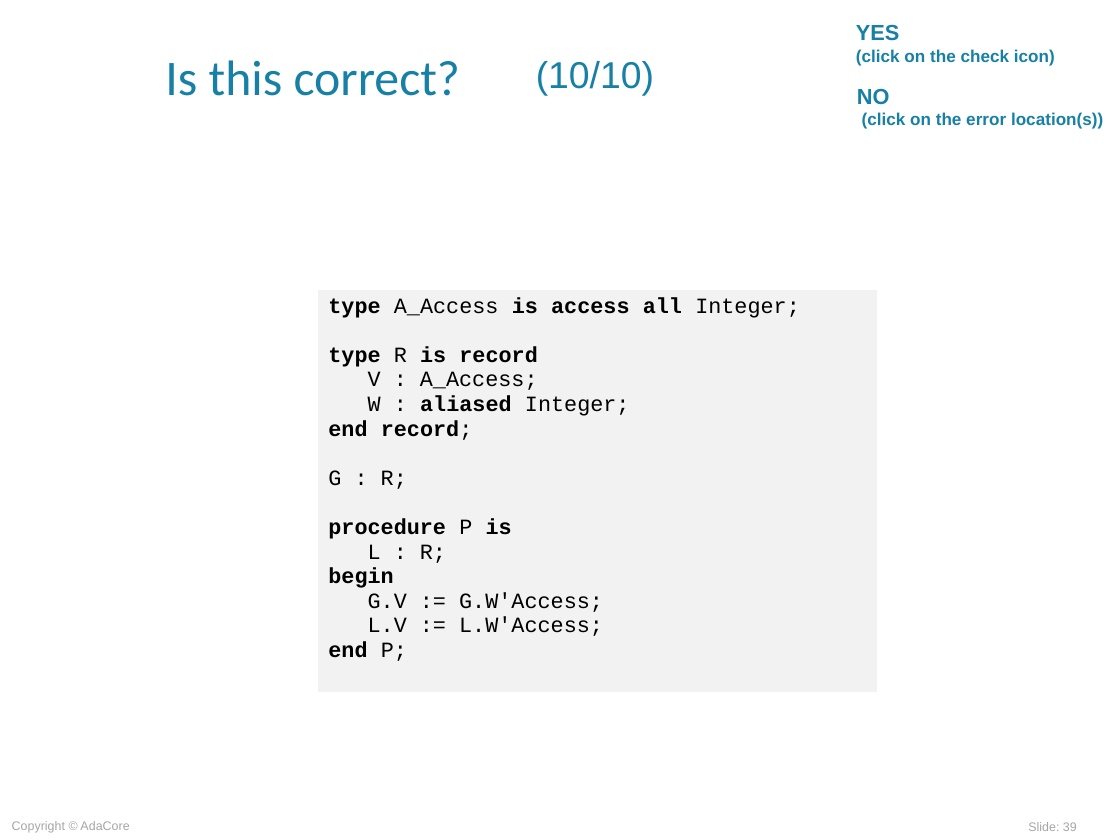
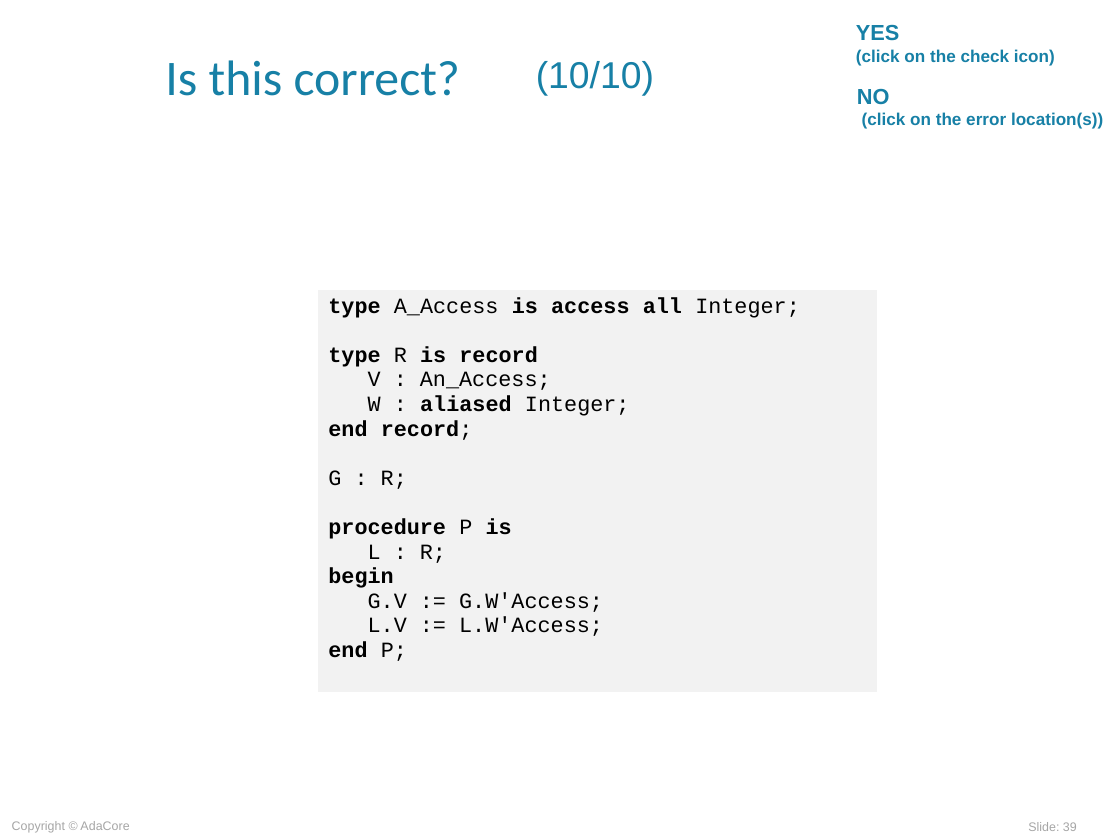
Before and after one commit to AdaCoreU/Courses, a slide deck: slide 39 of lectures/03_Programming_in_the_Large/03_Access_Types/slides/Access_Types.ppt. Drawn at 1120x840 pixels with LibreOffice and Linux fonts; fonts in the diff are those of the drawing; background and template pictures are left out. Boxes give left, top, right and bottom in pixels: in the first picture for what was removed or moved away, otherwise in the second. Text is boxed around its words. In the diff, an @@ line names an element or a change of style, - is before the commit and + after.

```diff
--- a/lectures/03_Programming_in_the_Large/03_Access_Types/slides/Access_Types.ppt
+++ b/lectures/03_Programming_in_the_Large/03_Access_Types/slides/Access_Types.ppt
@@ table at (317, 289, 877, 692) @@
-row 1, column 1: type A_Access is access all Integer; / type R is record / V : A_Access; / W : aliased Integer; / end record; / G : R; / procedure P is / L : R; / begin / G.V := G.W'Access; / L.V := L.W'Access; / end P;
+row 1, column 1: type A_Access is access all Integer; / type R is record / V : An_Access; / W : aliased Integer; / end record; / G : R; / procedure P is / L : R; / begin / G.V := G.W'Access; / L.V := L.W'Access; / end P;
```
Also in this commit, not shown: 1 other slide changed, 1 slide added, 1 slide removed, 5 other files.
